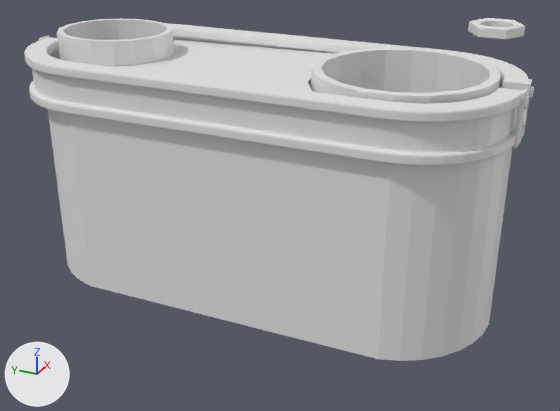
The Blender file assets/Placeholders/models/smokestackdouble.blend as it was, and as the next commit left it.
Rendered twice from a 50 mm camera at (-17.77, -4.74, 8.03) aimed at (2.04, 4.17, -1.87). The lights are fixed; the arrows at lower left show +X, +Y and +Z.
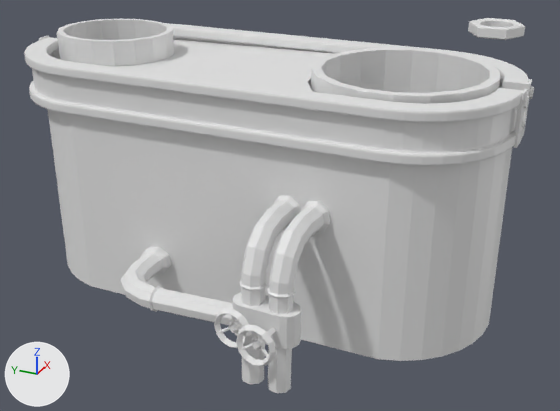
Location of each change, [x1, y1, x2, y2] in pixels of the pictures (560 x 411 px):
'generator_v8.002', added
    after: [121, 196, 330, 393]

The change, as a list of edits to the scene's bpy script:
```text
Add me_generator_v8_002:
    me_generator_v8_002.from_pydata(...)  # 508 vertices, 466 faces; spans x -0.53..0.33, y -1.35..0.26, z -0.48..0.68
Add ob_generator_v8_002:
    ob_generator_v8_002 = bpy.data.objects.new('generator_v8.002', me_generator_v8_002)
    ob_generator_v8_002.location = (-4.42, 1.59, -1.51)
    ob_generator_v8_002.rotation_euler = (0.00638, -0.0404, 2.985)  # degrees (0.4, -2.3, 171)
    ob_generator_v8_002.scale = (3.47, 3.47, 3.47)
```
